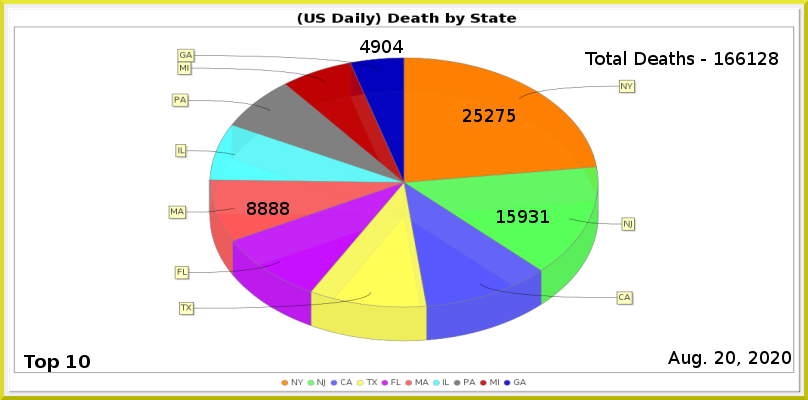
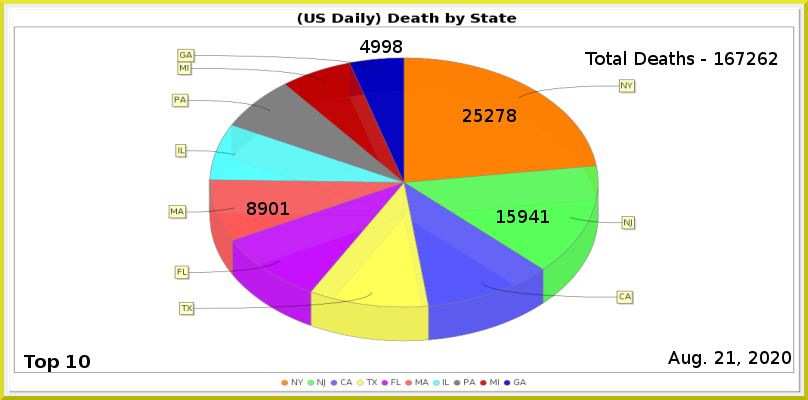
Before/after of a 808 x 400 layered artwork. What changed in the layer stack:
painted on "Least" over (382, 40, 403, 53)
painted on "MA" over (258, 202, 289, 215)
painted on "NJ" over (529, 210, 539, 223)
painted on "NY" over (507, 109, 516, 122)
renamed "Total Deaths - 166128" to "Total Deaths - 167262", painted on it over (736, 52, 778, 65)
painted on "Current Date" over (726, 351, 735, 364)
painted on "Death_by_State.png" over (168, 48, 637, 342)
